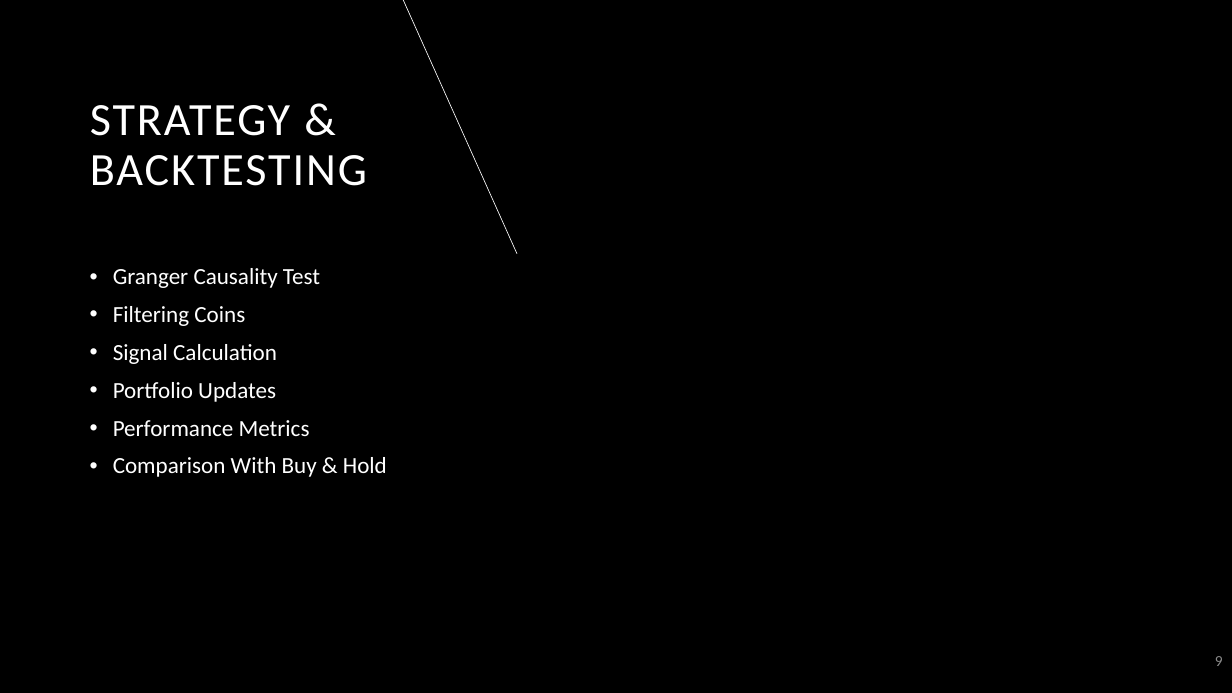
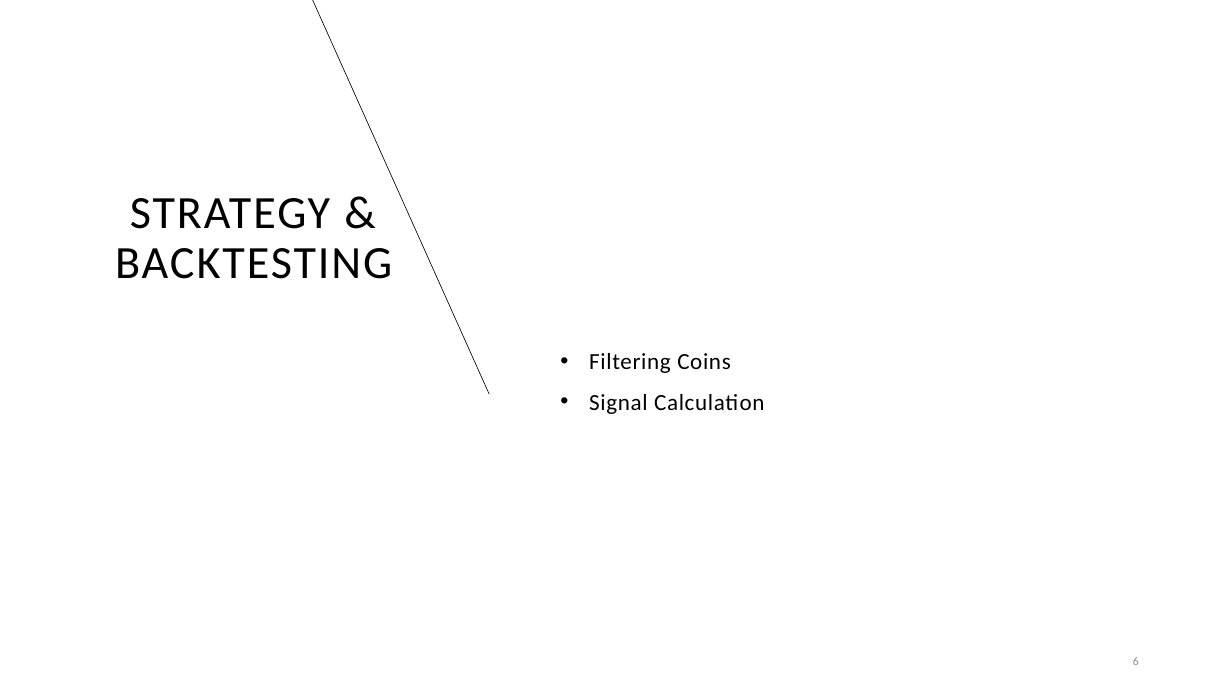
Before and after one commit to HillelCharbit/Trading-Algorithm-Project---google-trends, a slide deck: slide 6 of presentation/Google Trends as a Sentiment Indicator in Algorithmic - less verbal.pptx (slide 9 before the commit). Drawn at 1232x693 pixels with LibreOffice and Linux fonts; fonts in the diff are those of the drawing. Boxes give left, top, right and bottom in pixels: in the first picture for what was removed or moved away, otherwise in the second. Text is boxed around its words. In the diff, an @@ line names an element or a change of style, - is before the commit and + after.

```diff
--- a/presentation/Google Trends as a Sentiment Indicator in Algorithmic - less verbal.pptx
+++ b/presentation/Google Trends as a Sentiment Indicator in Algorithmic - less verbal.pptx
@@ background #000000 to #FFFFFF @@
@@ line added from (489, 394) to (312, 0), #000000 0.5 pt @@
@@ line removed from (403, 0) to (518, 254) @@
@@ title "STRATEGY & BACKTESTING": place and size @@
-title "STRATEGY & BACKTESTING" at box(90, 105, 367, 186)
+title "STRATEGY & BACKTESTING" at box(115, 198, 392, 279)
@@ title "STRATEGY & BACKTESTING" at box(115, 198, 392, 279): text colour #FFFFFF to #000000; alignment left to centre; vertical alignment bottom to middle @@
@@ text removed at box(113, 268, 387, 477) @@
-• Granger Causality Test
-• Filtering Coins
-• Signal Calculation
-• Portfolio Updates
-• Performance Metrics
-• Comparison With Buy & Hold
@@ text added at box(589, 353, 764, 414), 18 pt, text #000000 @@
+• Filtering Coins
+• Signal Calculation
@@ page number added at box(1133, 657, 1139, 665), 9 pt, text #8C8C8C @@
+6
@@ page number removed at box(1215, 656, 1223, 666) @@
-9
```
Also in this commit, not shown: 4 other slides changed, 2 slides added, 4 slides removed, 3 other files.
